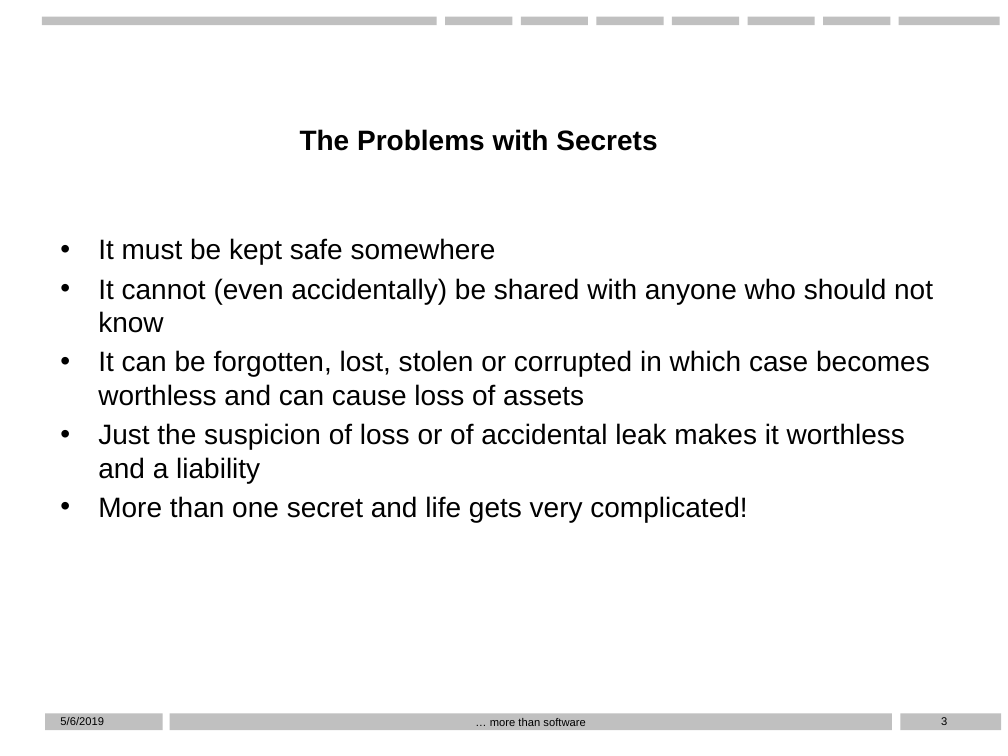
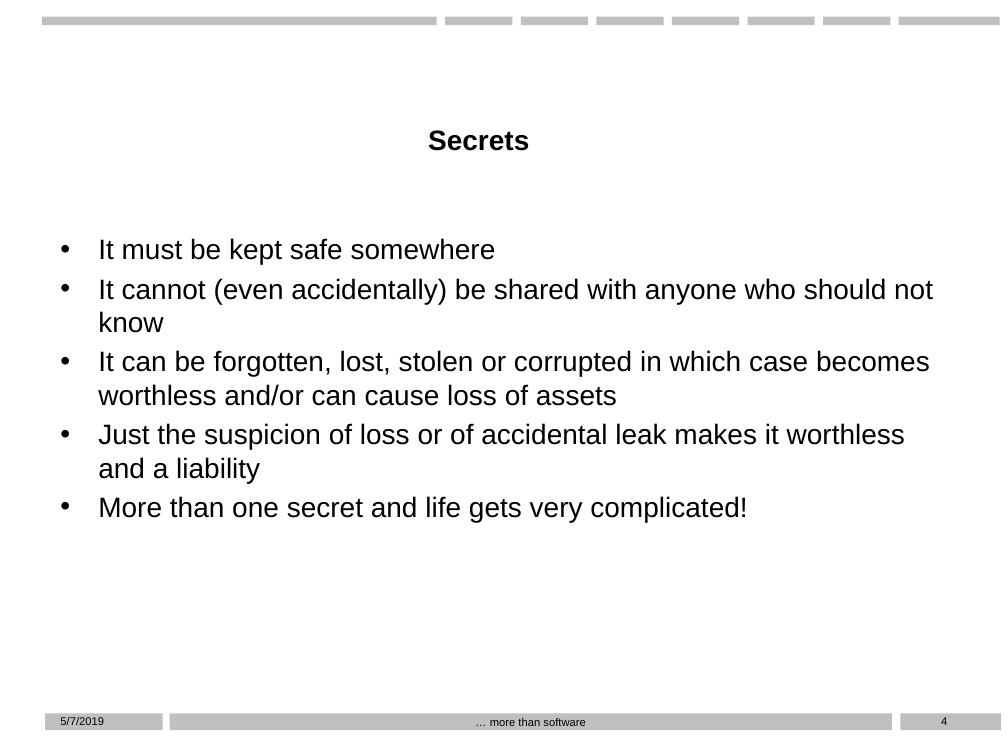
Before and after one commit to D76X/WPPresentation, a slide deck: slide 4 of Presentation.pptx (slide 3 before the commit). Drawn at 1008x756 pixels with LibreOffice and Linux fonts; fonts in the diff are those of the drawing; background and template pictures are left out. Boxes give left, top, right and bottom in pixels: in the first picture for what was removed or moved away, otherwise in the second. Text is boxed around its words. In the diff, an @@ line names an element or a change of style, - is before the commit and + after.

```diff
--- a/Presentation.pptx
+++ b/Presentation.pptx
@@ subtitle at <box>428,130,529,151</box>: text changed @@
-The Problems with Secrets
+Secrets
@@ text at <box>98,350,930,406</box>: text changed @@
-• It can be forgotten, lost, stolen or corrupted in which case becomes worthless and can cause loss of assets
+• It can be forgotten, lost, stolen or corrupted in which case becomes worthless and/or can cause loss of assets
@@ text at <box>60,717,104,725</box>: text changed @@
-5/6/2019
+5/7/2019
@@ page number at <box>941,717,947,725</box>: text changed @@
-3
+4
```
Also in this commit, not shown: 18 other slides changed.
